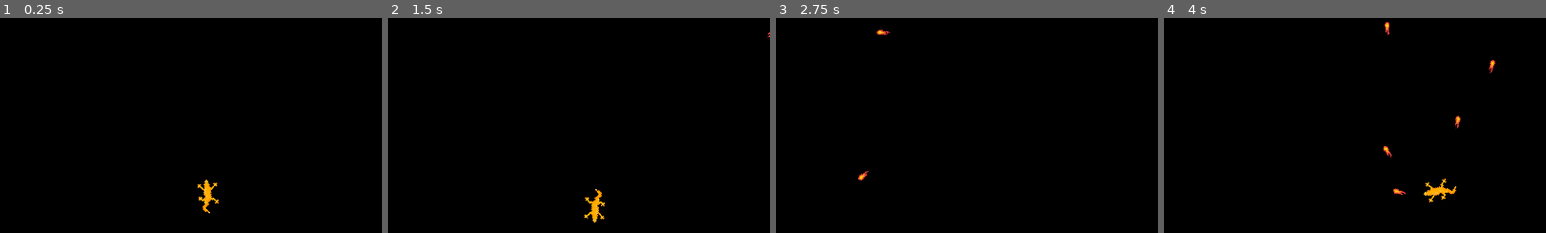
Above: before the commit, frames 1-4 (left to right).
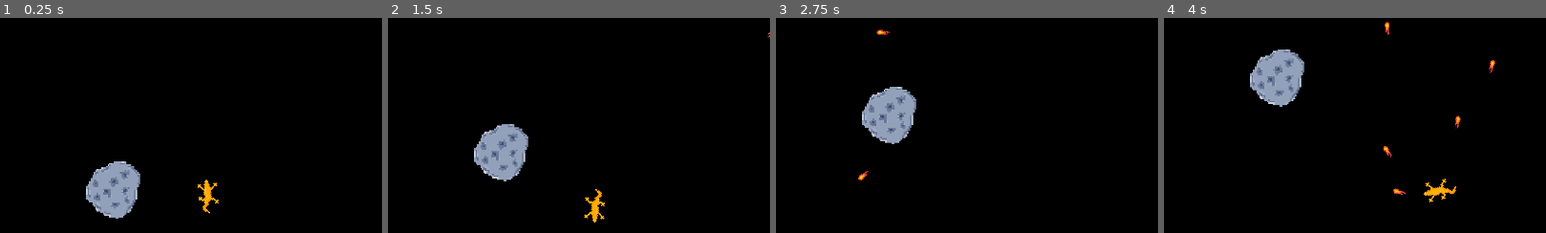
Above: after the commit, the same moments.

Repository: lagartoxa661/Asteroids-Gatirnianos
Game: Godot game, scene res://Cenas/game.tscn
The game is run twice, just before and just after one commit, with the same random seed, the same clock (stepped at 60 frames per second) and the same inputs.
Inputs:
- Up to frame 1 (0.25 s): no input
- Up to frame 2 (1.5 s): hold D (rotate_right) 0.53-1.28 s; hold Space (shoot) 0.53-1.28 s; hold S (move_backward) from 1.28 s (still down); tap Space (shoot) at 1.35 s
- Up to frame 3 (2.75 s): release S (move_backward) at 2.03 s; hold D (rotate_right) from 2.03 s (still down); hold Space (shoot) from 2.03 s (still down)
- Up to frame 4 (4 s): release D (rotate_right) at 2.78 s; release Space (shoot) at 2.78 s; hold W (move_forward) 2.78-3.53 s; tap Space (shoot) at 2.85 s; hold A (rotate_left) from 3.53 s (still down); hold Space (shoot) from 3.53 s (still down)
The pictures show only the part of the screen within x 15-65%, y 0-50%; the shares and areas given below are measured in that part.

The runs differ from the first frame. In frame 1, 2.8% of the frame differs, in the area x 22-37%, y 66-94%; in frame 2, 2.8%; in frame 3, 2.8%; in frame 4, 2.8%.

Commit message:
asteroids

Diff:
--- /dev/null
+++ b/novo-projeto-de-jogo/Cenas/asteroid.tscn
@@ -0,0 +1,23 @@
+[gd_scene format=3 uid="uid://cqfb4sdyv7j47"]
+
+[ext_resource type="Script" uid="uid://dk0dx7vnk3gf3" path="res://Scripts/asteroid.gd" id="1_3hlxu"]
+[ext_resource type="Texture2D" uid="uid://bo7d0sddjax56" path="res://sprites/asteroid.png" id="2_isglb"]
+
+[sub_resource type="CapsuleShape2D" id="CapsuleShape2D_cr7gp"]
+radius = 18.0
+height = 42.0
+
+[node name="Asteroid" type="Area2D" unique_id=1818024308]
+position = Vector2(0, 3)
+scale = Vector2(2.2800012, 2.1599998)
+script = ExtResource("1_3hlxu")
+
+[node name="Sprite2D" type="Sprite2D" parent="." unique_id=442400877]
+texture_filter = 1
+position = Vector2(-9.536743e-07, -4.7683716e-07)
+scale = Vector2(1.140625, 1.171875)
+texture = ExtResource("2_isglb")
+
+[node name="CollisionShape2D" type="CollisionShape2D" parent="." unique_id=986856478]
+position = Vector2(0, -5)
+shape = SubResource("CapsuleShape2D_cr7gp")
--- a/novo-projeto-de-jogo/Cenas/game.tscn
+++ b/novo-projeto-de-jogo/Cenas/game.tscn
@@ -1,7 +1,8 @@
 [gd_scene format=3 uid="uid://b51v05sk2ge1p"]
 
-[ext_resource type="Script" uid="uid://cx7vlfnmvv1qq" path="res://Cenas/Scripts/game.gd" id="1_csek2"]
+[ext_resource type="Script" uid="uid://cx7vlfnmvv1qq" path="res://Scripts/game.gd" id="1_csek2"]
 [ext_resource type="PackedScene" uid="uid://bya5tq7d2rncp" path="res://Cenas/player.tscn" id="1_fd8wr"]
+[ext_resource type="PackedScene" uid="uid://cqfb4sdyv7j47" path="res://Cenas/asteroid.tscn" id="3_wm8yg"]
 
 [node name="Game" type="Node2D" unique_id=1496068566]
 script = ExtResource("1_csek2")
@@ -10,3 +11,6 @@
 position = Vector2(543, 313)
 
 [node name="Lasers" type="Node" parent="." unique_id=909216384]
+
+[node name="Asteroid" parent="." unique_id=1818024308 instance=ExtResource("3_wm8yg")]
+position = Vector2(385.99997, 311)
--- a/novo-projeto-de-jogo/Cenas/laser.tscn
+++ b/novo-projeto-de-jogo/Cenas/laser.tscn
@@ -1,6 +1,6 @@
 [gd_scene format=3 uid="uid://b1jh5ng044hqp"]
 
-[ext_resource type="Script" uid="uid://c1m5coau6aa8y" path="res://Cenas/Scripts/laser.gd" id="1_vj0a6"]
+[ext_resource type="Script" uid="uid://c1m5coau6aa8y" path="res://Scripts/laser.gd" id="1_vj0a6"]
 [ext_resource type="Texture2D" uid="uid://i5edgt5iicd4" path="res://sprites/pixilart-drawing.png" id="2_pdwom"]
 
 [sub_resource type="RectangleShape2D" id="RectangleShape2D_mb0ws"]
--- a/novo-projeto-de-jogo/Cenas/player.tscn
+++ b/novo-projeto-de-jogo/Cenas/player.tscn
@@ -1,6 +1,6 @@
 [gd_scene format=3 uid="uid://bya5tq7d2rncp"]
 
-[ext_resource type="Script" uid="uid://cr6nri2g7eaxv" path="res://Cenas/Scripts/player.gd" id="1_pmvhq"]
+[ext_resource type="Script" uid="uid://cr6nri2g7eaxv" path="res://Scripts/player.gd" id="1_pmvhq"]
 [ext_resource type="Texture2D" uid="uid://1ion237k7dpq" path="res://sprites/lagartixa.png" id="2_pmvhq"]
 
 [sub_resource type="RectangleShape2D" id="RectangleShape2D_pmvhq"]
--- /dev/null
+++ b/novo-projeto-de-jogo/Scripts/asteroid.gd
@@ -0,0 +1,23 @@
+extends Area2D
+
+var movement_vector := Vector2(0, -1)
+
+enum AsteroidSize{LARGE, MEDIUM, SMALL}
+@export var size := AsteroidSize.LARGE
+
+var speed := 50
+
+func ready():
+	rotation = randf_range(0, 2*PI)
+
+	match size:
+		AsteroidSize.LARGE:
+			speed = randf_range(50, 100)
+		AsteroidSize.MEDIUM:
+			speed = randf_range(100, 150)
+		AsteroidSize.SMALL:
+			speed = randf_range(100, 200)
+	print(speed)
+
+func _physics_process(delta):
+	global_position += movement_vector.rotated(rotation) * speed * delta
--- a/novo-projeto-de-jogo/Cenas/Scripts/game.gd
+++ b/novo-projeto-de-jogo/Scripts/game.gd
@@ -6,5 +6,10 @@
 func _ready():
 	player.connect("laser_shot", _on_player_laser_shot)
 
+
+func _process(delta):
+	if Input.is_action_just_pressed("reset"):
+		get_tree().reload_current_scene()
+
 func _on_player_laser_shot(laser):
 	lasers.add_child(laser)
--- a/novo-projeto-de-jogo/icon.svg
+++ /dev/null
@@ -1 +0,0 @@
-<svg xmlns="http://www.w3.org/2000/svg" width="128" height="128"><rect width="124" height="124" x="2" y="2" fill="#363d52" stroke="#212532" stroke-width="4" rx="14"/><g fill="#fff" transform="translate(12.322 12.322)scale(.101)"><path d="M105 673v33q407 354 814 0v-33z"/><path fill="#478cbf" d="m105 673 152 14q12 1 15 14l4 67 132 10 8-61q2-11 15-15h162q13 4 15 15l8 61 132-10 4-67q3-13 15-14l152-14V427q30-39 56-81-35-59-83-108-43 20-82 47-40-37-88-64 7-51 8-102-59-28-123-42-26 43-46 89-49-7-98 0-20-46-46-89-64 14-123 42 1 51 8 102-48 27-88 64-39-27-82-47-48 49-83 108 26 42 56 81zm0 33v39c0 276 813 276 814 0v-39l-134 12-5 69q-2 10-14 13l-162 11q-12 0-16-11l-10-65H446l-10 65q-4 11-16 11l-162-11q-12-3-14-13l-5-69z"/><path d="M483 600c0 34 58 34 58 0v-86c0-34-58-34-58 0z"/><circle cx="725" cy="526" r="90"/><circle cx="299" cy="526" r="90"/></g><g fill="#414042" transform="translate(12.322 12.322)scale(.101)"><circle cx="307" cy="532" r="60"/><circle cx="717" cy="532" r="60"/></g></svg>
--- a/novo-projeto-de-jogo/project.godot
+++ b/novo-projeto-de-jogo/project.godot
@@ -13,7 +13,6 @@
 config/name="Novo Projeto de Jogo"
 run/main_scene="uid://b51v05sk2ge1p"
 config/features=PackedStringArray("4.6", "Forward Plus")
-config/icon="res://icon.svg"
 
 [display]
 
@@ -47,6 +46,11 @@
 "events": [Object(InputEventKey,"resource_local_to_scene":false,"resource_name":"","device":-1,"window_id":0,"alt_press …(191 unchanged characters)…
 ]
 }
+reset={
+"deadzone": 0.2,
+"events": [Object(InputEventKey,"resource_local_to_scene":false,"resource_name":"","device":-1,"window_id":0,"alt_pressed":false,"shift_pressed":false,"ctrl_pressed":false,"meta_pressed":false,"pressed":false,"keycode":0,"physical_keycode":82,"key_label":0,"unicode":114,"location":0,"echo":false,"script":null)
+]
+}
 
 [layer_names]
 
Not shown, added: novo-projeto-de-jogo/Scripts/asteroid.gd.uid
Renamed: novo-projeto-de-jogo/Cenas/Scripts/game.gd.uid -> novo-projeto-de-jogo/Scripts/game.gd.uid
Renamed: novo-projeto-de-jogo/Cenas/Scripts/laser.gd -> novo-projeto-de-jogo/Scripts/laser.gd
Renamed: novo-projeto-de-jogo/Cenas/Scripts/laser.gd.uid -> novo-projeto-de-jogo/Scripts/laser.gd.uid
Renamed: novo-projeto-de-jogo/Cenas/Scripts/player.gd -> novo-projeto-de-jogo/Scripts/player.gd
Renamed: novo-projeto-de-jogo/Cenas/Scripts/player.gd.uid -> novo-projeto-de-jogo/Scripts/player.gd.uid
Binary file added: novo-projeto-de-jogo/sprites/asteroid tste.png
Not shown, changed: novo-projeto-de-jogo/sprites/asteroid tste.png.import
Binary file added: novo-projeto-de-jogo/sprites/asteroid.png
Not shown, added: novo-projeto-de-jogo/sprites/asteroid.png.import
